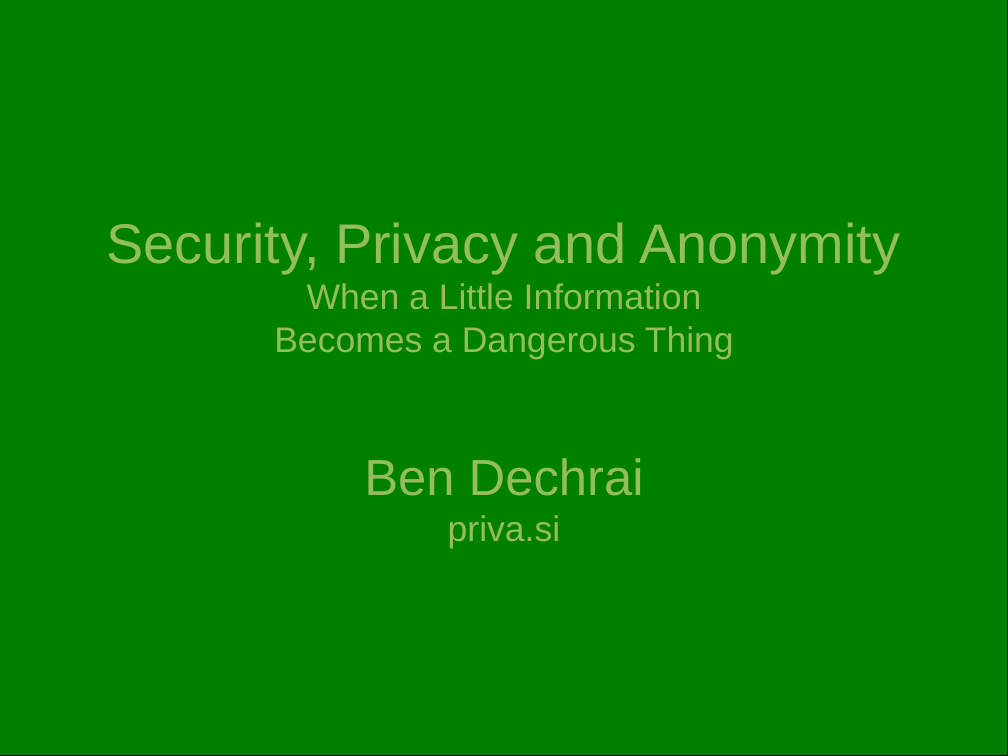
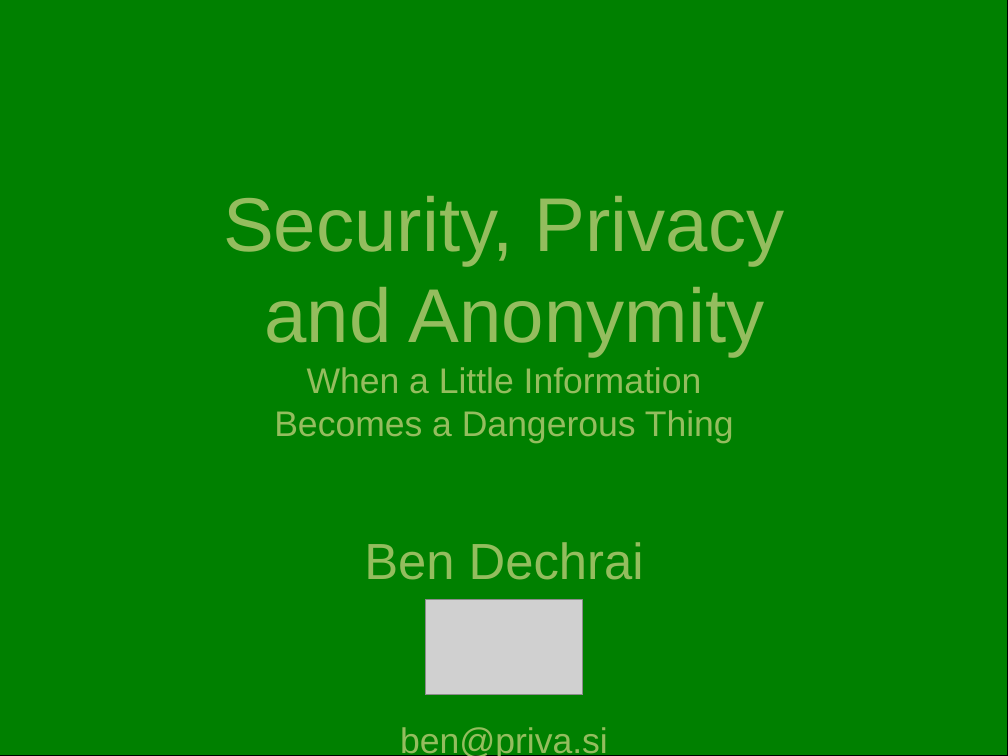
Before and after one commit to bendechrai/preso-security-privacy-anonymity, a slide deck: slide 1 of security-privacy-anonymity.odp. Drawn at 1008x756 pixels with LibreOffice and Linux fonts; fonts in the diff are those of the drawing; grey boxes stand for pictures; background and template pictures are left out. Boxes give left, top, right and bottom in pixels: in the first picture for what was removed or moved away, otherwise in the second. Text is boxed around its words. In the diff, an @@ line names an element or a change of style, - is before the commit and + after.

```diff
--- a/security-privacy-anonymity.odp
+++ b/security-privacy-anonymity.odp
@@ title at (x1=223, y1=196, x2=785, y2=756): text changed @@
-Security, Privacy and Anonymity
-When a Little Information
-Becomes a Dangerous Thing
-Ben Dechrai
-priva.si
+Security, Privacy
+and Anonymity
+When a Little Information
+Becomes a Dangerous Thing
+Ben Dechrai
+ben@priva.si
@@ picture added at (x1=425, y1=600, x2=584, y2=695) @@
```
Also in this commit, not shown: 7 other slides changed.
